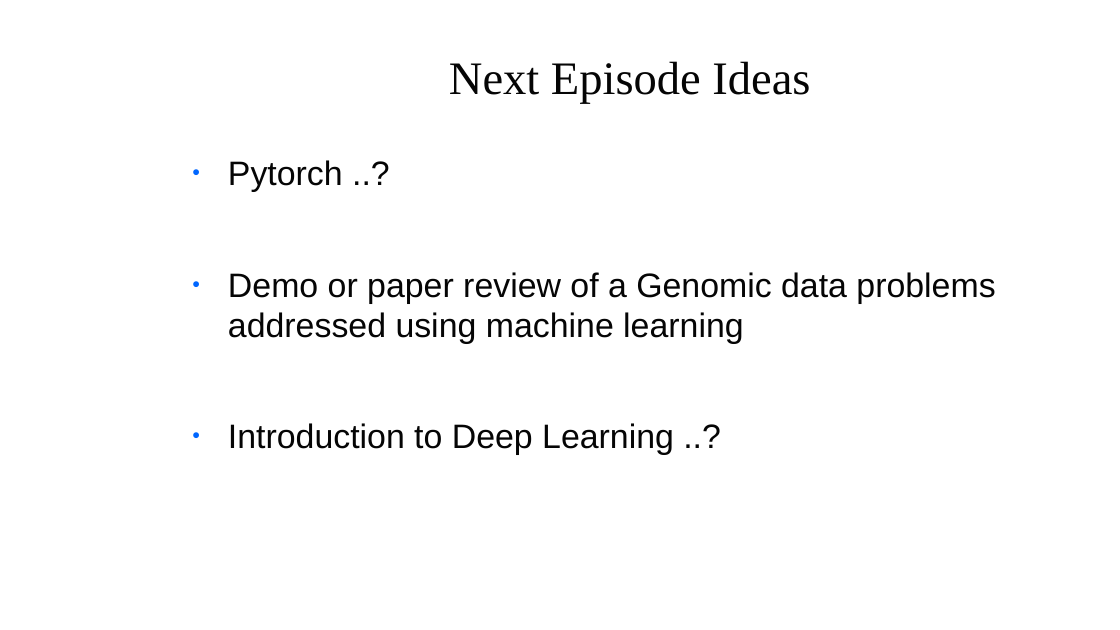
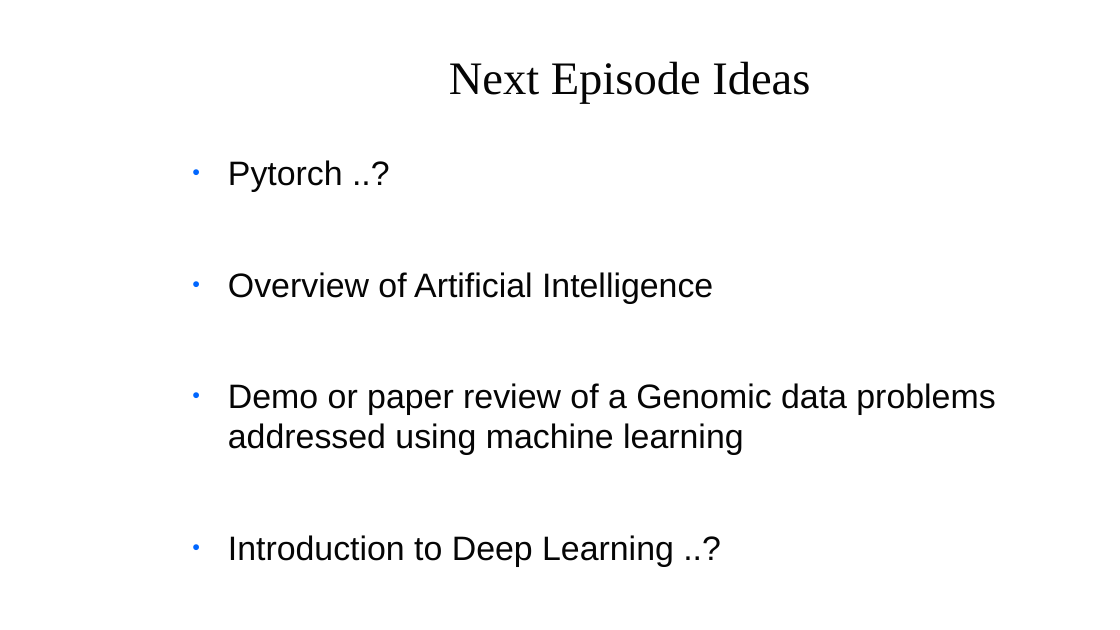
Before and after one commit to zoldello/jsdoc-talk, a slide deck: slide 14 of slides.pptx. Drawn at 1120x630 pixels with LibreOffice and Linux fonts; fonts in the diff are those of the drawing; background and template pictures are left out. Boxes give left, top, right and bottom in pixels: in the first picture for what was removed or moved away, otherwise in the second. Text is boxed around its words. In the diff, an @@ line names an element or a change of style, - is before the commit and + after.

```diff
--- a/slides.pptx
+++ b/slides.pptx
@@ text at (228, 272, 713, 303): paragraph added @@
+● Overview of Artificial Intelligence
```
Also in this commit, not shown: 11 other slides changed, 11 other files.
